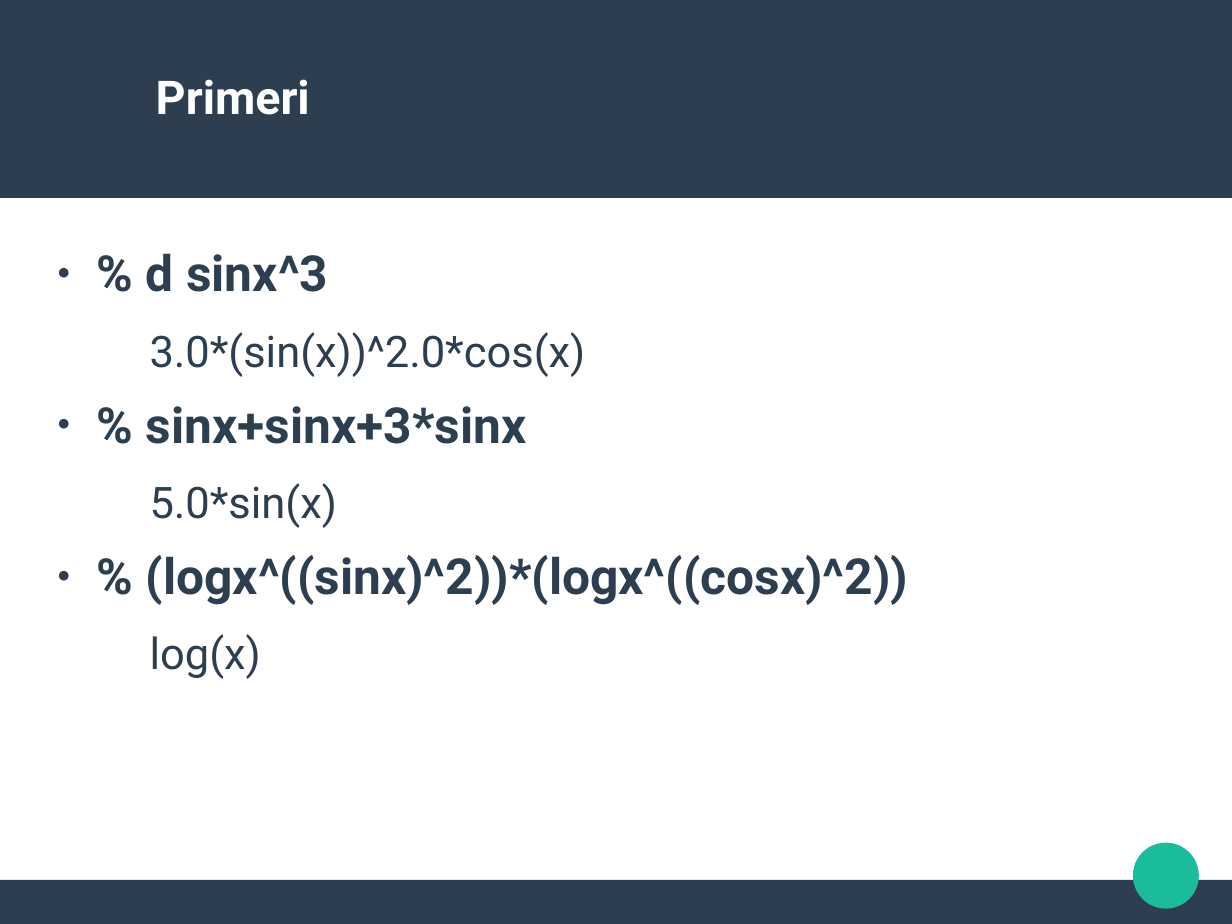
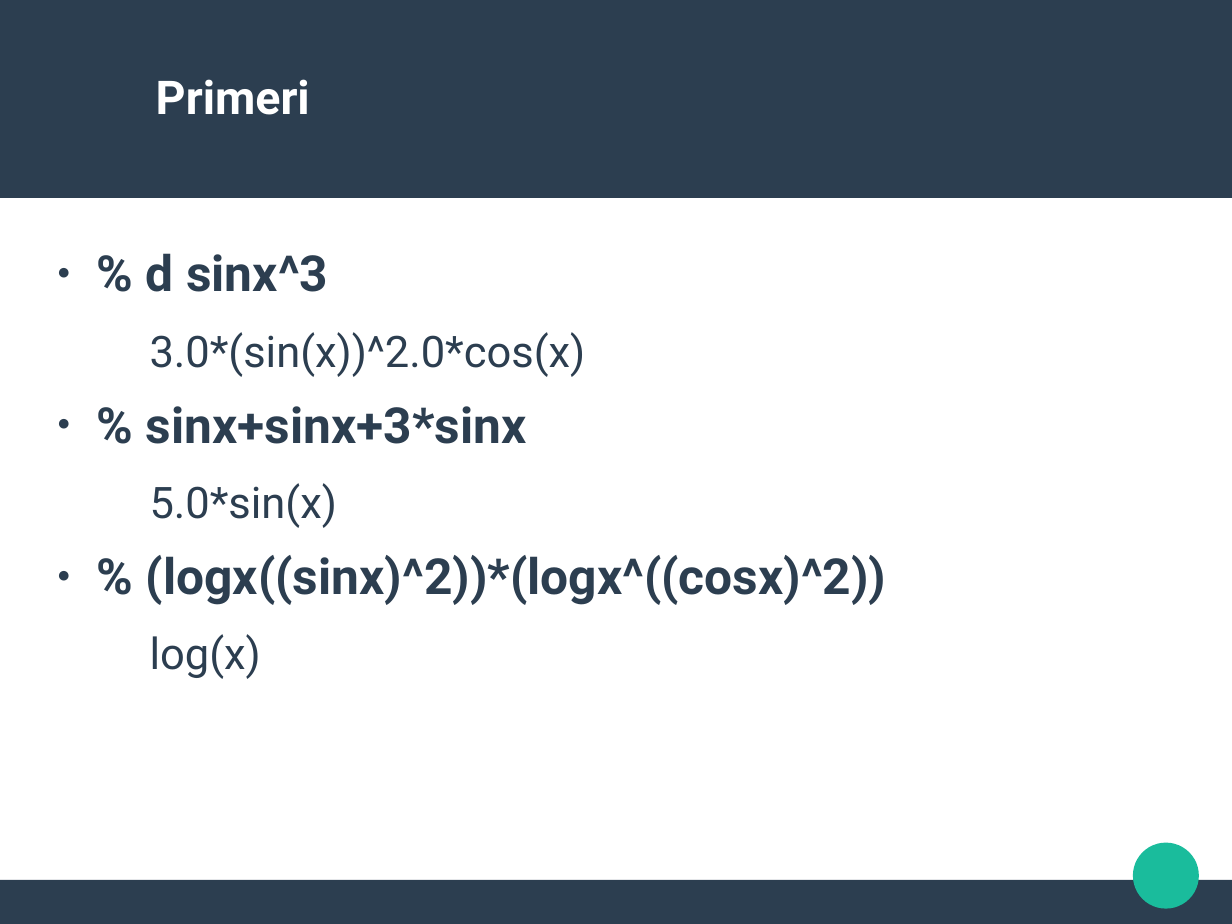
Before and after one commit to sule45/FP2016, a slide deck: slide 9 of prezentacija/FP_prez.odp. Drawn at 1232x924 pixels with LibreOffice and Linux fonts; fonts in the diff are those of the drawing; background and template pictures are left out. Boxes give left, top, right and bottom in pixels: in the first picture for what was removed or moved away, otherwise in the second. Text is boxed around its words. In the diff, an @@ line names an element or a change of style, - is before the commit and + after.

```diff
--- a/prezentacija/FP_prez.odp
+++ b/prezentacija/FP_prez.odp
@@ text at (146,555,887,605): text changed @@
-● % (logx^((sinx)^2))*(logx^((cosx)^2))
+● % (logx((sinx)^2))*(logx^((cosx)^2))
```
Also in this commit, not shown: 3 other slides changed.
